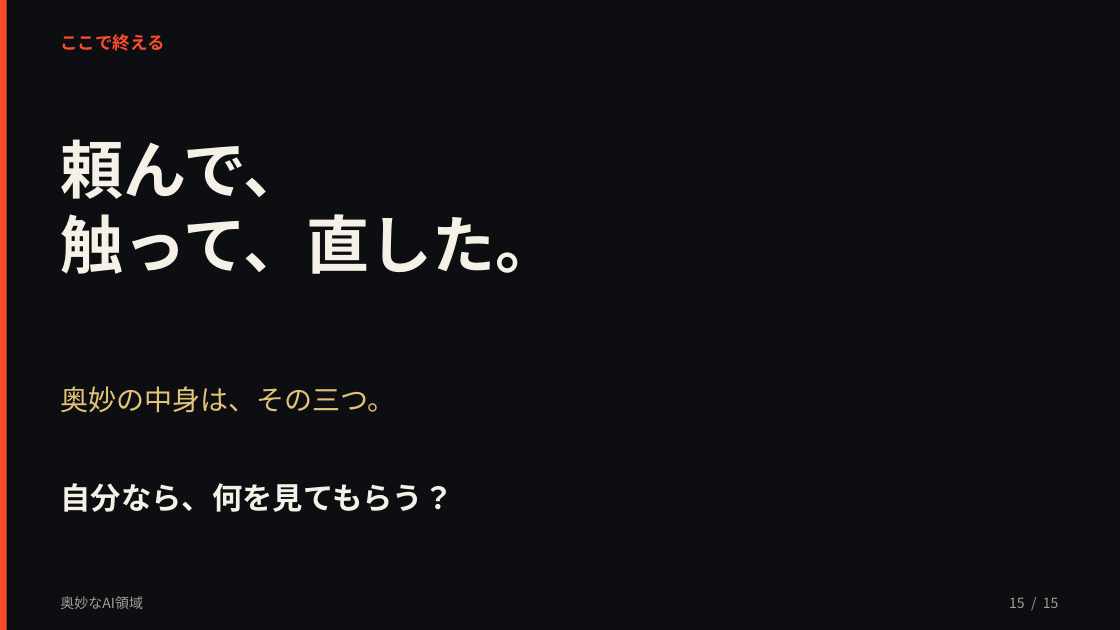
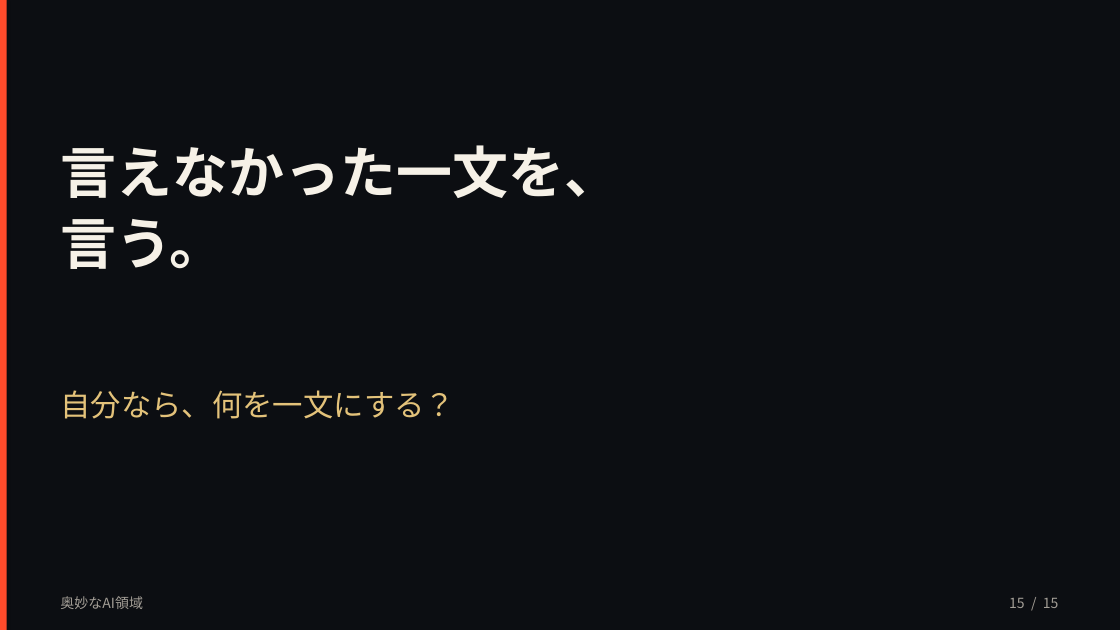
Before and after one commit to kouyozhang-design/vodcoach-ai, a slide deck: slide 15 of presentation/奥妙なAI領域.pptx. Drawn at 1120x630 pixels with LibreOffice and Linux fonts; fonts in the diff are those of the drawing. Boxes give left, top, right and bottom in pixels: in the first picture for what was removed or moved away, otherwise in the second. Text is boxed around its words. In the diff, an @@ line names an element or a change of style, - is before the commit and + after.

```diff
--- a/presentation/奥妙なAI領域.pptx
+++ b/presentation/奥妙なAI領域.pptx
@@ text removed at <box>60,34,164,51</box> @@
-ここで終える
@@ text at <box>60,145,620,269</box>: text changed; size 54 to 48 pt @@
-頼んで、
-触って、直した。
+言えなかった一文を、
+言う。
@@ text removed at <box>60,386,395,413</box> @@
-奥妙の中身は、その三つ。
@@ text at <box>60,390,455,419</box>: text changed; text colour #F6F1E7 to #E3C27A; bold off @@
-自分なら、何を見てもらう？
+自分なら、何を一文にする？
```
Also in this commit, not shown: 4 other slides changed, 10 slides added, 11 slides removed, 2 other files.
